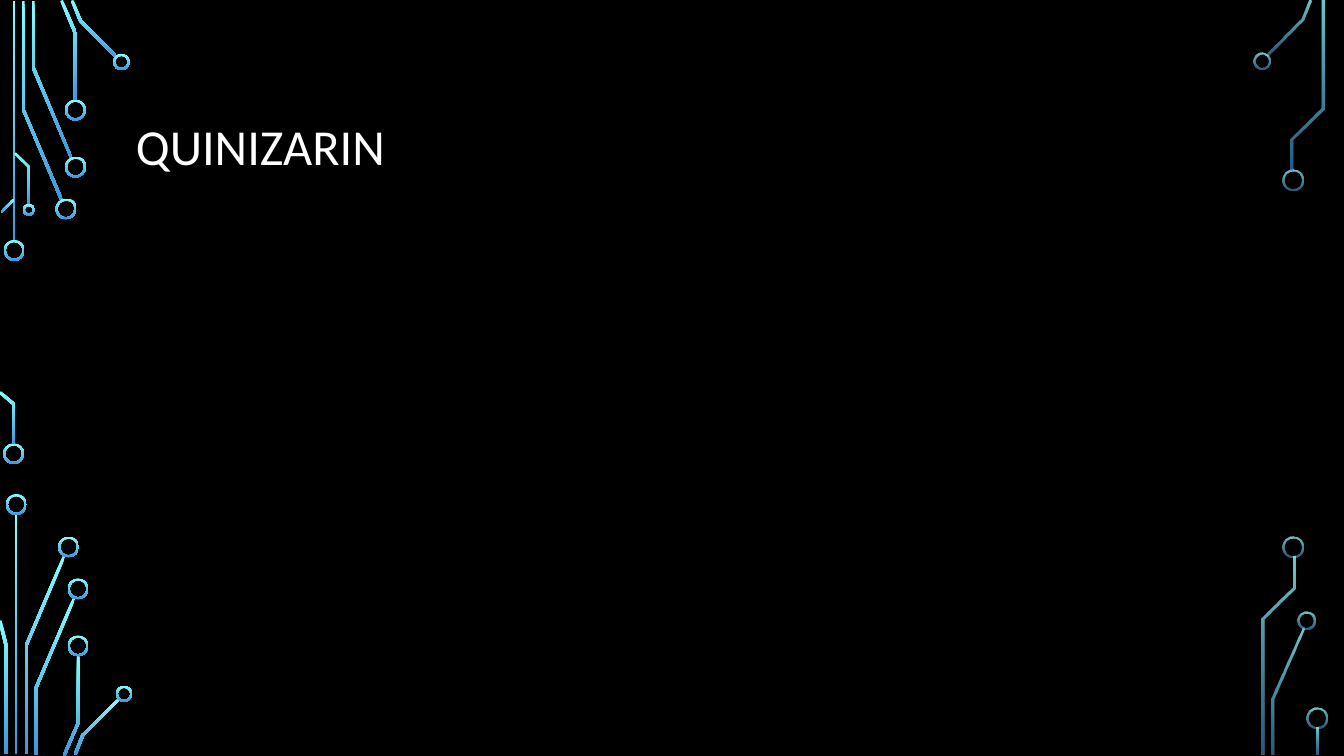
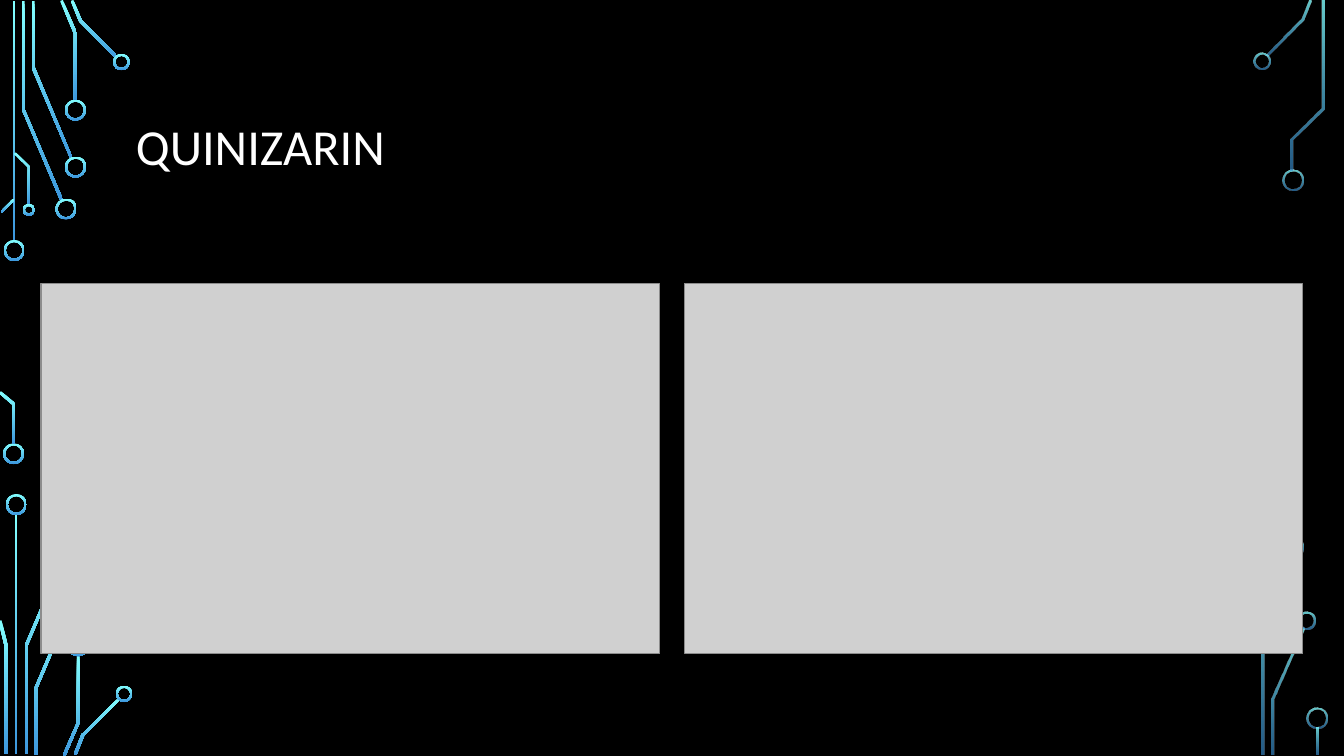
Before and after one commit to alexanjk/FYS-MENA4111-projectH20, a slide deck: slide 8 of Quinizarin som en organisk sensitizer I et tynnfilm.pptx. Drawn at 1344x756 pixels with LibreOffice and Linux fonts; fonts in the diff are those of the drawing; grey boxes stand for pictures; background and template pictures are left out. Boxes give left, top, right and bottom in pixels: in the first picture for what was removed or moved away, otherwise in the second. Text is boxed around its words. In the diff, an @@ line names an element or a change of style, - is before the commit and + after.

```diff
--- a/Quinizarin som en organisk sensitizer I et tynnfilm.pptx
+++ b/Quinizarin som en organisk sensitizer I et tynnfilm.pptx
@@ picture added at [41,283,660,653] @@
@@ picture added at [686,283,1304,653] @@
@@ freeform shape removed at [58,536,80,558] @@
@@ freeform shape removed at [68,579,89,600] @@
```
Also in this commit, not shown: 4 other slides changed, 3 slides added.
